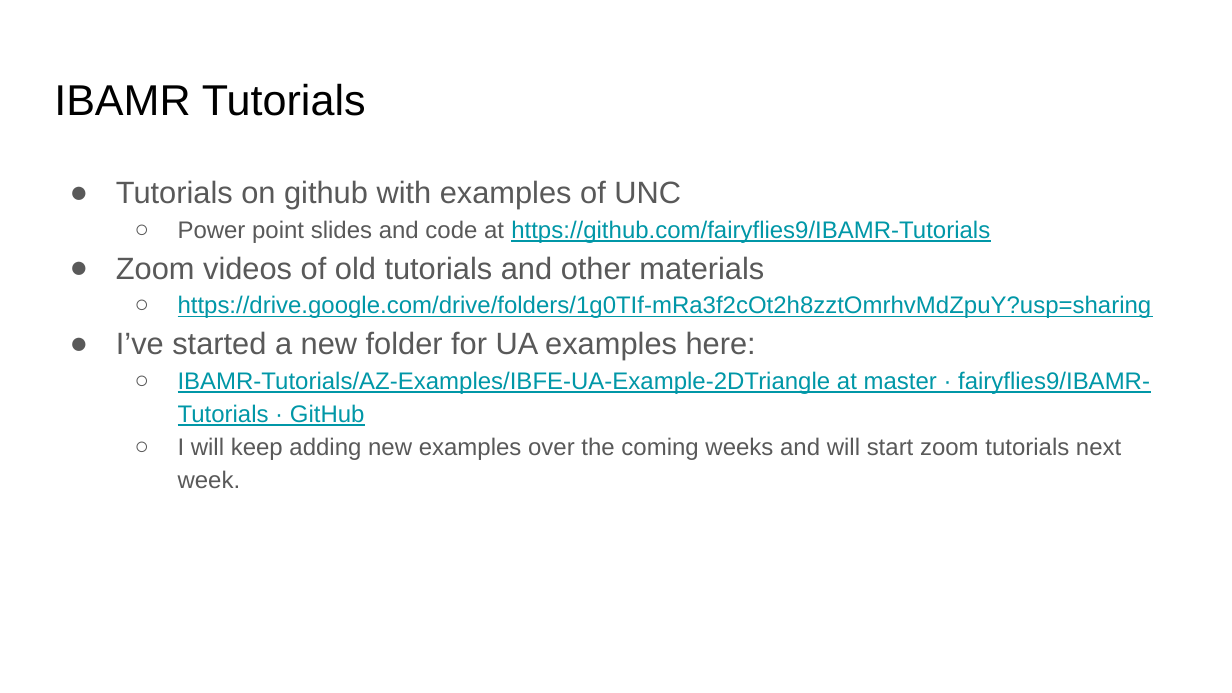
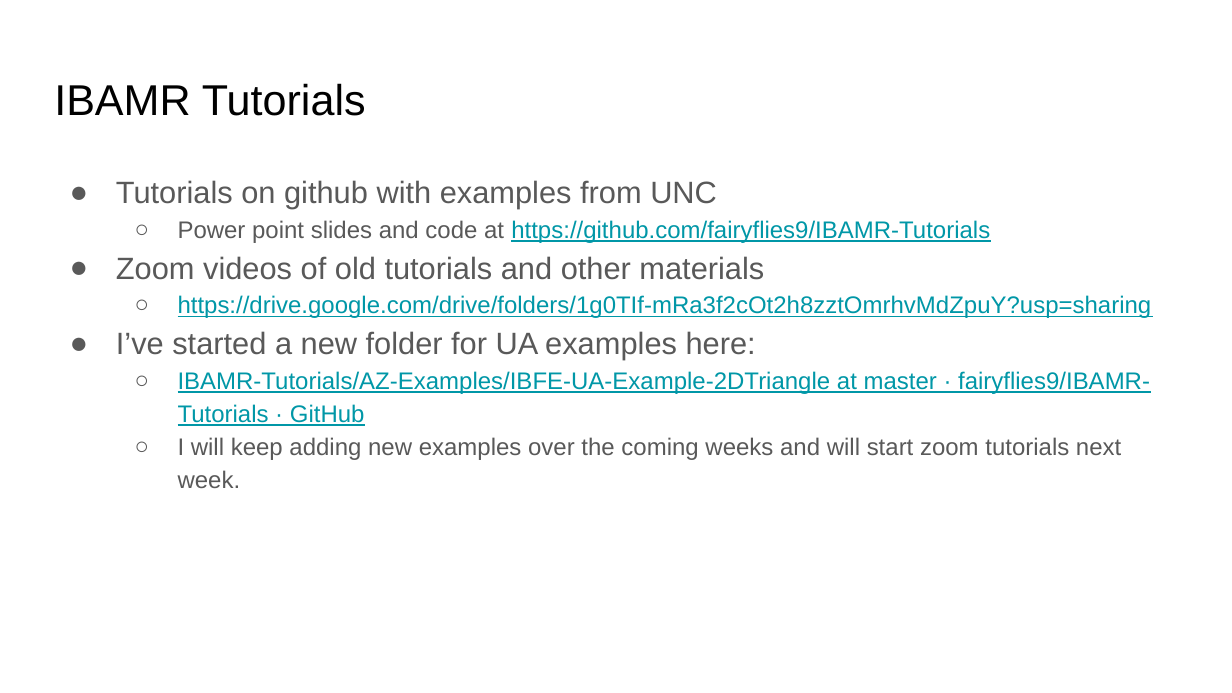
Before and after one commit to fairyflies9/IBAMR-Tutorials, a slide deck: slide 20 of UA Tutorials/UAClusterIb2dIBAMR.pptx (slide 19 before the commit). Drawn at 1232x693 pixels with LibreOffice and Linux fonts; fonts in the diff are those of the drawing. Boxes give left, top, right and bottom in pixels: in the first picture for what was removed or moved away, otherwise in the second. Text is boxed around its words. In the diff, an @@ line names an element or a change of style, - is before the commit and + after.

```diff
--- a/UA Tutorials/UAClusterIb2dIBAMR.pptx
+++ b/UA Tutorials/UAClusterIb2dIBAMR.pptx
@@ text at [116,180,717,209]: text changed @@
-● Tutorials on github with examples of UNC
+● Tutorials on github with examples from UNC
```
Also in this commit, not shown: 1 slide added.
